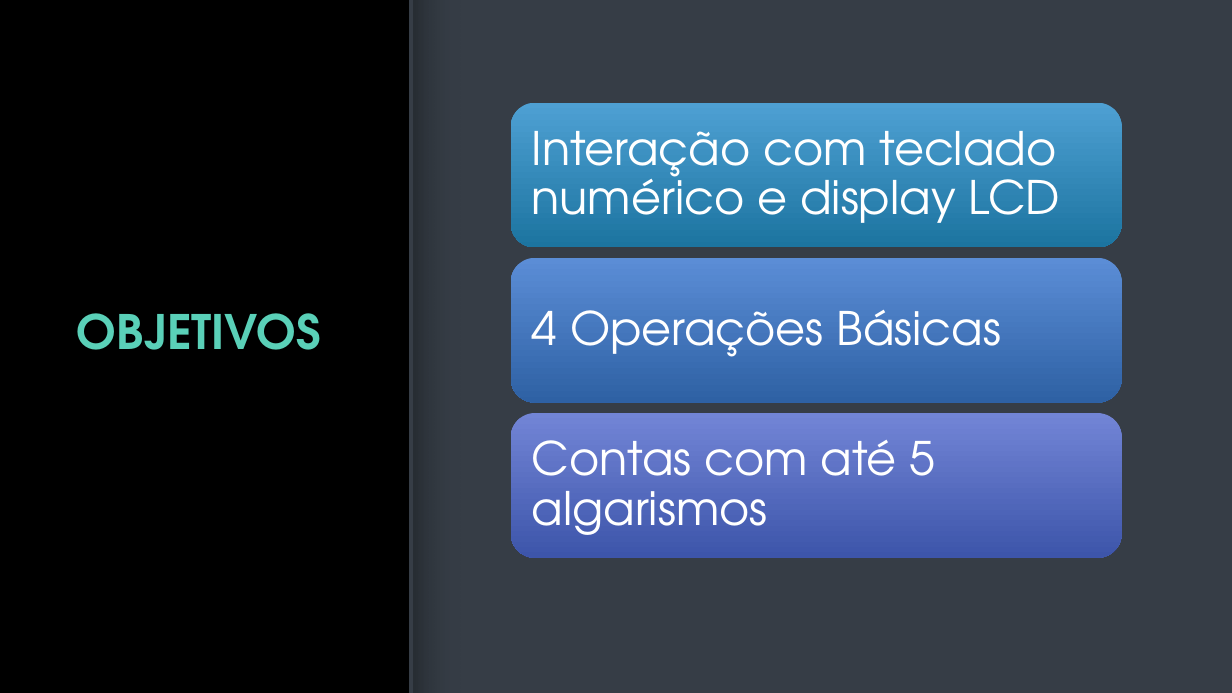
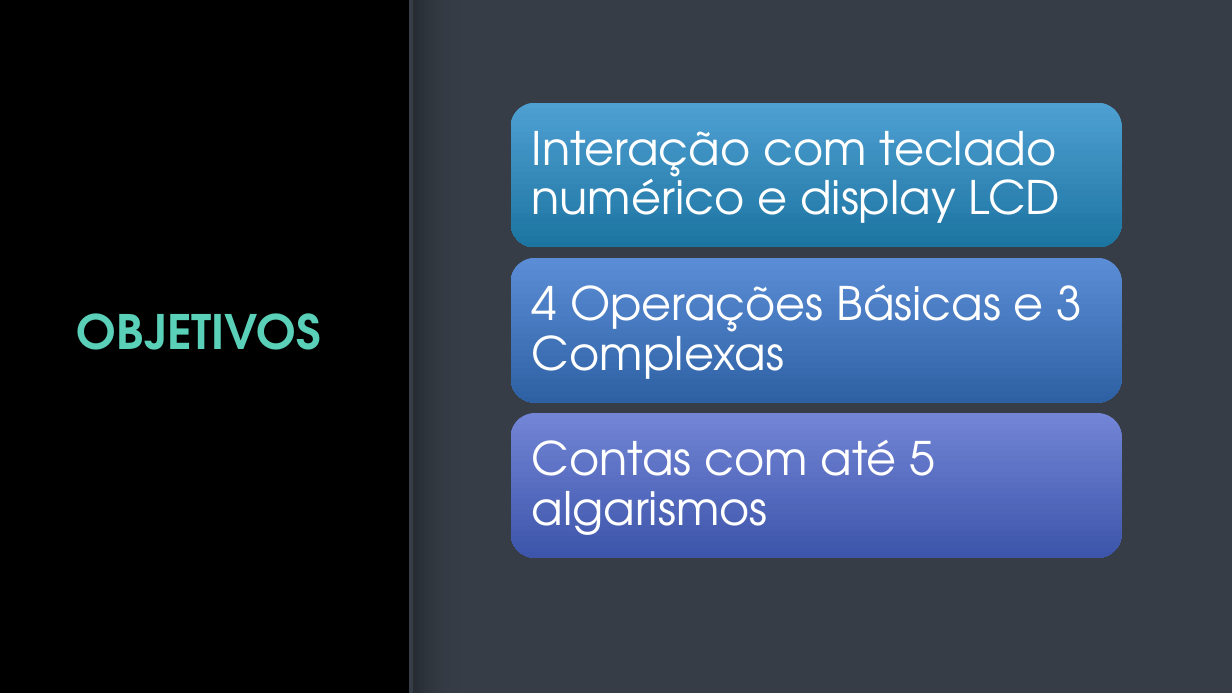
Before and after one commit to JoaoDias-223/Simple-Assembly-Calculator, a slide deck: slide 2 of misc/Apresentacao_calculadora.pptx. Drawn at 1232x693 pixels with LibreOffice and Linux fonts; fonts in the diff are those of the drawing; background and template pictures are left out. Boxes give left, top, right and bottom in pixels: in the first picture for what was removed or moved away, otherwise in the second. Text is boxed around its words. In the diff, an @@ line names an element or a change of style, - is before the commit and + after.

```diff
--- a/misc/Apresentacao_calculadora.pptx
+++ b/misc/Apresentacao_calculadora.pptx
@@ text at <box>532,285,1083,379</box>: text changed @@
-4 Operações Básicas
+4 Operações Básicas e 3 Complexas
```
Also in this commit, not shown: 1 other slide changed, 2 slides added, 9 other files.
